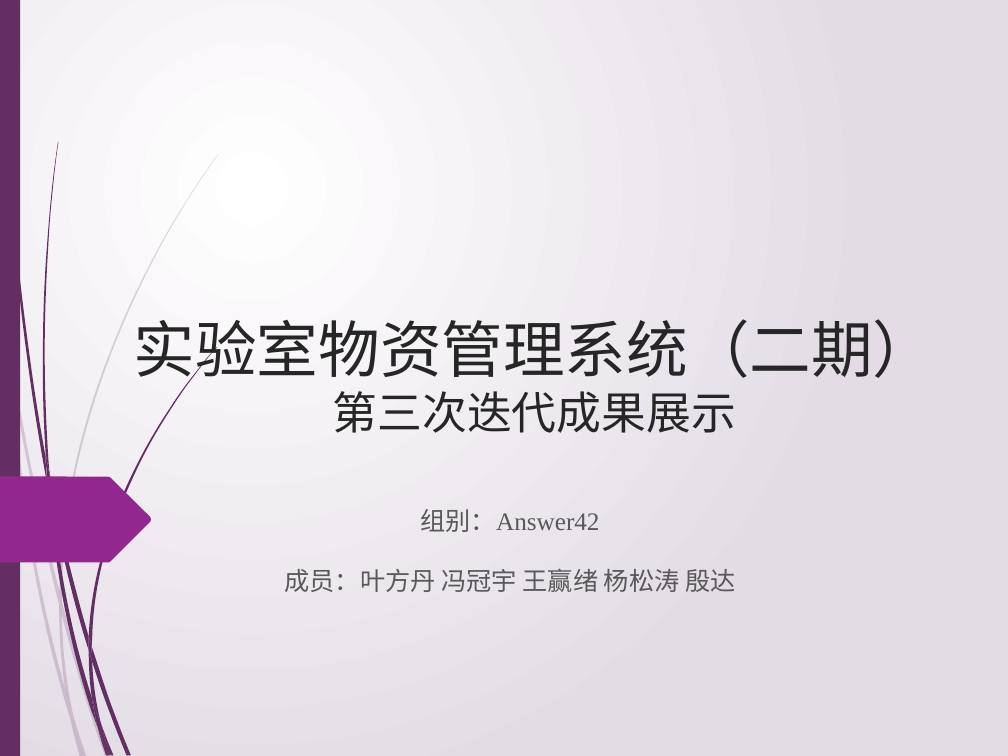
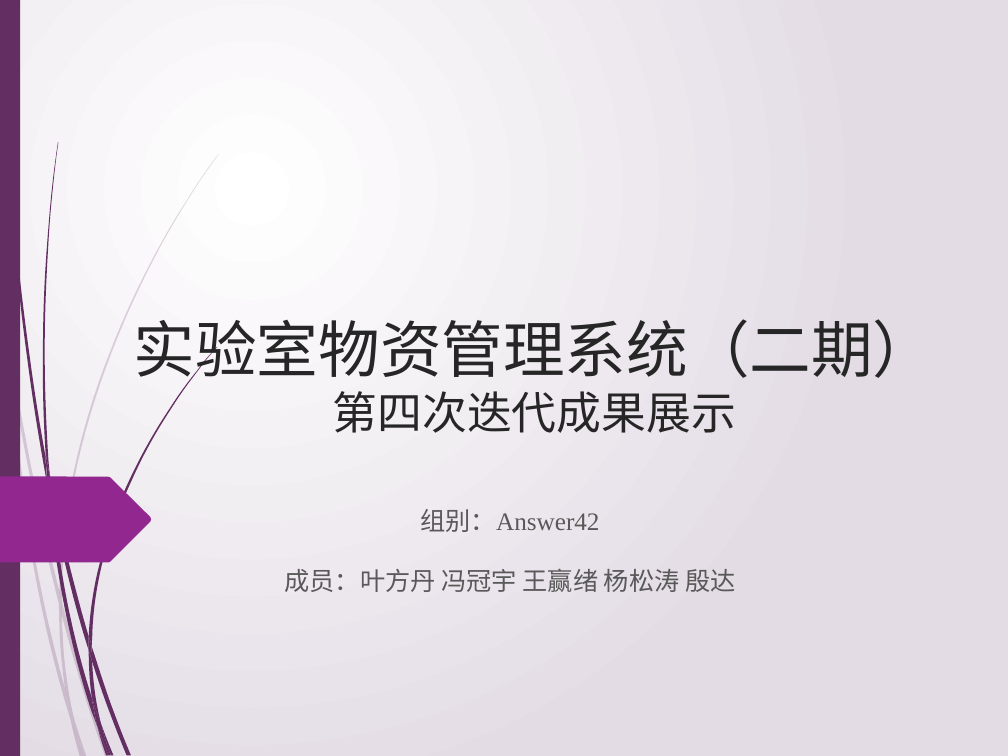
Before and after one commit to jiguanglizipao/LSMS, a slide deck: slide 1 of ppt_of_sprint/sprint3.pptx. Drawn at 1008x756 pixels with LibreOffice and Linux fonts; fonts in the diff are those of the drawing. Boxes give left, top, right and bottom in pixels: in the first picture for what was removed or moved away, otherwise in the second. Text is boxed around its words. In the diff, an @@ line names an element or a change of style, - is before the commit and + after.

Commit message:
sprint3-2 展示ppt

```diff
--- a/ppt_of_sprint/sprint3.pptx
+++ b/ppt_of_sprint/sprint3.pptx
@@ title at [134,319,935,433]: text changed @@
-实验室物资管理系统（二期）
-第三次迭代成果展示
+实验室物资管理系统（二期）
+第四次迭代成果展示
```
Also in this commit, not shown: 2 other slides changed, 1 slide added, 1 slide removed, 3 other files.
